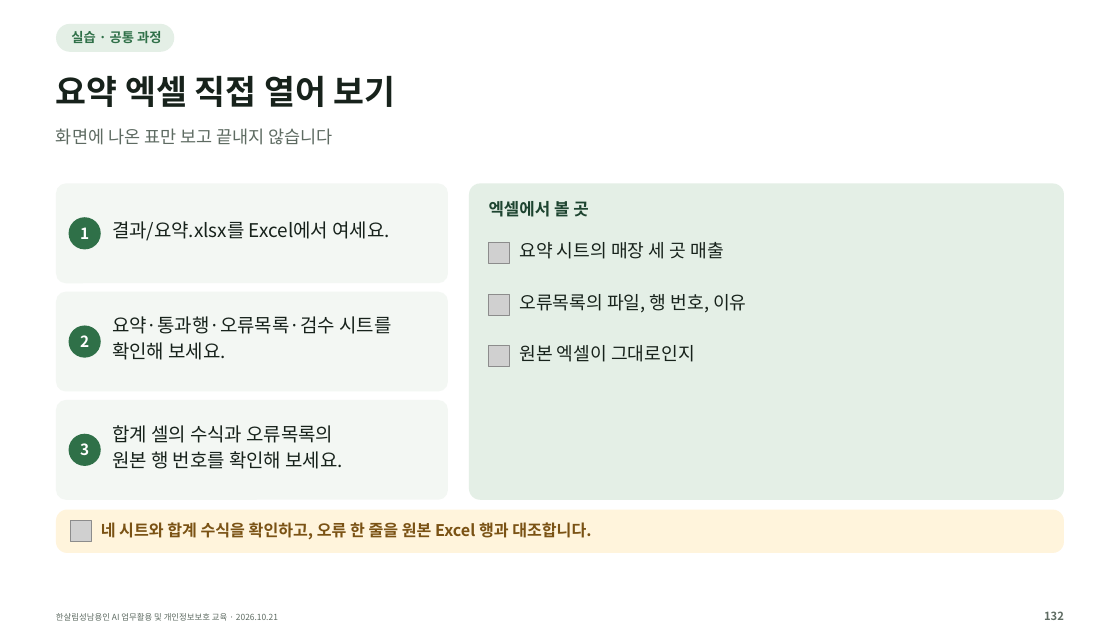
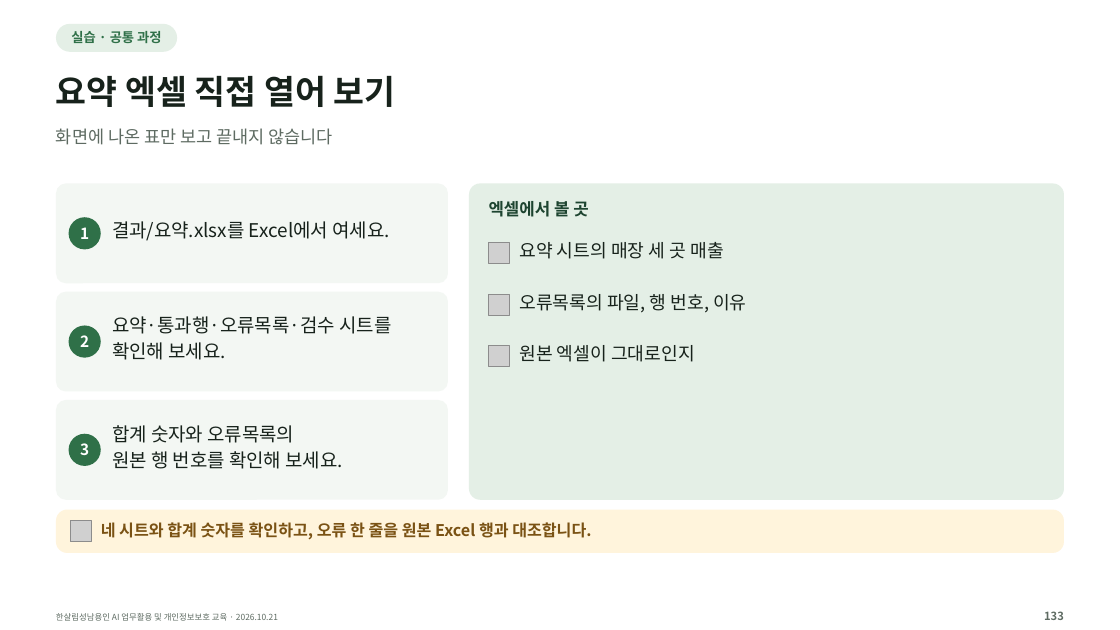
Before and after one commit to kscold/kscold-blog-version-2, a slide deck: slide 133 of apps/web/public/hansalim/files/한살림_AI교육_강의자료.pptx (slide 132 before the commit). Drawn at 1120x630 pixels with LibreOffice and Linux fonts; fonts in the diff are those of the drawing; grey boxes stand for pictures. Boxes give left, top, right and bottom in pixels: in the first picture for what was removed or moved away, otherwise in the second. Text is boxed around its words. In the diff, an @@ line names an element or a change of style, - is before the commit and + after.

```diff
--- a/apps/web/public/hansalim/files/한살림_AI교육_강의자료.pptx
+++ b/apps/web/public/hansalim/files/한살림_AI교육_강의자료.pptx
@@ text at bbox=[112, 425, 294, 443]: text changed @@
-합계 셀의 수식과 오류목록의
+합계 숫자와 오류목록의
@@ text at bbox=[101, 522, 591, 540]: text changed @@
-네 시트와 합계 수식을 확인하고, 오류 한 줄을 원본 Excel 행과 대조합니다.
+네 시트와 합계 숫자를 확인하고, 오류 한 줄을 원본 Excel 행과 대조합니다.
```
Also in this commit, not shown: 151 other slides changed, 2 slides added, 1 slide removed, 3 other files.
